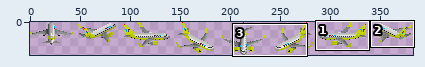
Sprite sheet -- src/Aircraft/Boeing/B737_800/B737_800_jin.png. Above: a wide view before the commit, with the close-up outlined.
Close-up. Before the edit:
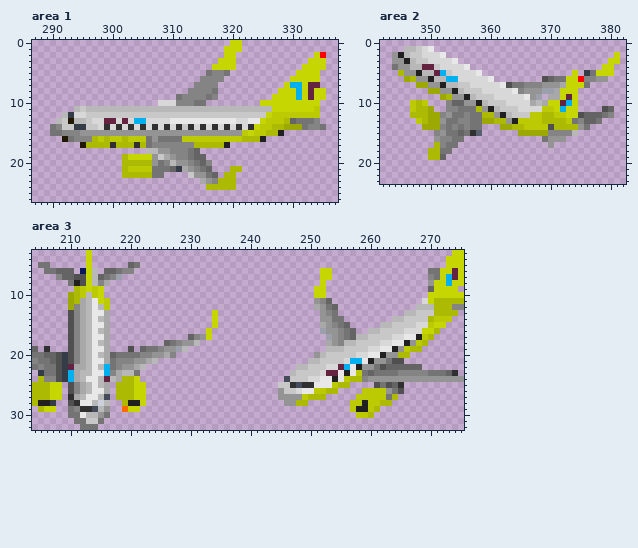
The file is 383x33 pixels. Colours within 5 levels of each other are drawn and written as one. Shown: area 1: x 287..337, y 0..26; area 2: x 342..382, y 0..23; area 3: x 204..275, y 3..32. The commit also changed other parts of the picture, which this record leaves out.
After the commit:
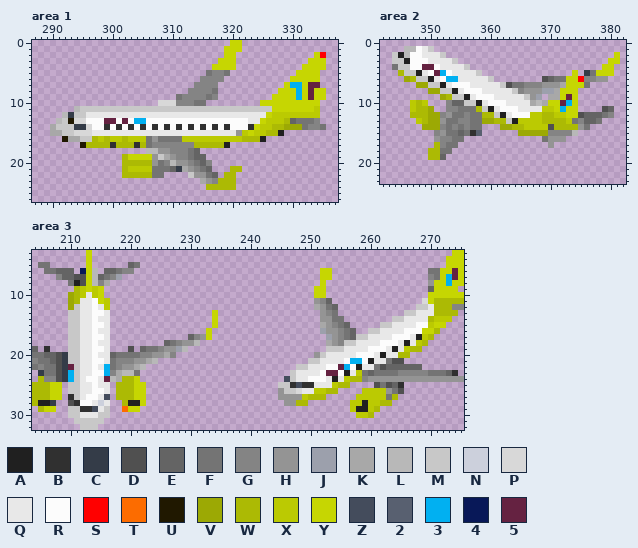
Palette (. is transparent): A #202020  B #303030  C #343c48  D #505050  E #646464  F #747474  G #848484  H #949494  J #9ca0ac  K #a8a8a8  L #b8b8b8  M #c8c8c8  N #ccd0dc  P #d8d8d8  Q #e8e8e8  R #fcfcfc  S #ff0000  T #fc6c00  U #201800  V #9ca904  W #acba04  X #bbca02  Y #c6d602  Z #444c5c  2 #586070  3 #01b0f1  4 #081858  5 #652241
Edits made:
Area 1:
y 11: x 296..326 LLLLLLLLLLLLLLLLLLLLLLLLLLLLLLL -> MMMMMMMMMMMMMMMMMMMMMMMMMMMMMMM
y 12: x 294..325 PPMMMMMMMMMMMMMMMMMMMMMMMMMMMMMM -> MMQQQQQQQQQQQQQQQQQQQQQQQQQQQQQQ
y 13: x 294..298 LLMPP -> PPRRR; x 301 P -> R; x 303 P -> R; x 306..322 PPPPQQQQQQQQQQQPP -> RRRRRRRRRRRRRRRRR
y 14: x 290..291 FG -> KM; x 296..298 MMP -> PRR; x 300 P -> R; x 302 P -> R; x 304 P -> R; x 306 P -> R; x 308 P -> R; x 310 P -> R; x 312 M -> R; x 314 P -> R; x 316 P -> R; x 318 P -> R; x 320..322 PBP -> RRR
y 15: x 290..320 FFGGGHHHHHHHHHHHHHHHHHHHHHHHHHH -> KKMMPPPQQQQQQQQQQQQQQQQQQQQQQQQ
y 16: x 293..296 FGGG -> KKMM
Area 2:
y 1: x 348..350 MPQ -> RQM
y 2: x 344 H -> M; x 347..352 MMPPPQ -> RRQQQM
y 3: x 344..345 HH -> MM; x 347..354 LMMPPPPQ -> RRRQQQQM
y 4: x 345..348 HHLL -> MMRR; x 351..356 MPPPPQ -> RQQQQM
y 5: x 346..347 HH -> MM; x 349..350 LL -> QR; x 353..358 MPPPPQ -> RQQQQM
y 6: x 348..349 HH -> MM; x 351..352 LL -> QR; x 355..360 PPPPPQ -> QQQQQM
y 7: x 350..351 HH -> MM; x 353..362 LLMMPPPPPQ -> QRRRQQQQQM
y 8: x 352..353 HH -> MM; x 355..364 LMMMPPPPPQ -> QRRRQQQQQM
y 9: x 354..355 HH -> MM; x 357..366 LMMMPPPPPQ -> QRRRQQQQQM
y 10: x 356..357 HH -> MM; x 359..366 LMMMPPPP -> QRRRQQQQ
y 11: x 359 H -> M; x 361..368 LMMMPPPP -> QRRRQQQQ
y 12: x 361 H -> M; x 363..366 LMMM -> QRRR
y 13: x 363 H -> M
Area 3:
y 10: x 213 L -> Q
y 11: x 212..214 KLQ -> QQR
y 12: x 211..215 GKLQL -> MQQRQ; x 268..270 LLL -> MMQ
y 13: x 210..216 DGKLQQK -> MMQQRRQ; x 266..270 LLMMM -> MMQQQ
y 14: x 210..216 DGKLQLK -> MMQQRQQ; x 264..269 LLMMMM -> MMQQQQ
y 15: x 210..216 DGKLQQK -> MMQQRRQ; x 262..269 LLMMMMPP -> MMQQQQRR
y 16: x 210..216 DGKLQLK -> MMQQRQQ; x 260..268 LLMMMMPPP -> MMQQQQRRR
y 17: x 210..216 DGKLQQK -> MMQQRRQ; x 258..266 LLMMMMPPQ -> MMQQQQRRR
y 18: x 210..216 DGKLQLK -> MMQQRQQ; x 256..264 LLMMMMPPQ -> MMQQQQRRR; x 267 H -> Q
y 19: x 210..216 DGKLQQK -> MMQQRRQ; x 253..262 LLLMMMMPPQ -> MMMQQQQRRR; x 265 H -> Q
y 20: x 210..216 DGKLQLK -> MMQQRQQ; x 252..260 LMMMMMPPQ -> MQQQQQRRR; x 263..264 HH -> QQ
y 21: x 210..216 DGKLQQK -> MMQQRRQ; x 250..256 LLMMMMP -> MMQQQQR; x 259 Q -> R; x 261..262 HH -> QQ
y 22: x 211..215 KKLQL -> MQQRQ; x 248..254 LLMMMPP -> MMQQQRR; x 257 Q -> R; x 259..260 HH -> QQ
y 23: x 211..215 KLLQQ -> MQQRR; x 247..252 LMMMMP -> MQQQQR; x 255 Q -> R
y 24: x 211..215 KLQQL -> MQRRQ; x 248..252 MMPPQ -> QQRRR
y 25: x 210..216 DGKLQLK -> MMQQRQQ
y 26: x 210..216 DGKLQQK -> MMQQRRQ
y 27: x 211..215 KLQQL -> MQRRQ
y 28: x 212..214 QQL -> RRQ; x 216 L -> Q
y 29: x 210..211 FG -> MM; x 215..216 LH -> QM
y 30: x 210..211 FF -> MM; x 213..216 LLHF -> QQMM
y 31: x 211..212 FF -> MM; x 215 F -> M
y 32: x 212..214 FFF -> MMM
Changed places in both close-ups, as pixel boxes (x1, y1, x2, y2):
changed: (50, 106, 272, 142)
changed: (392, 46, 542, 124)
changed: (68, 292, 110, 430)
changed: (290, 304, 434, 382)
